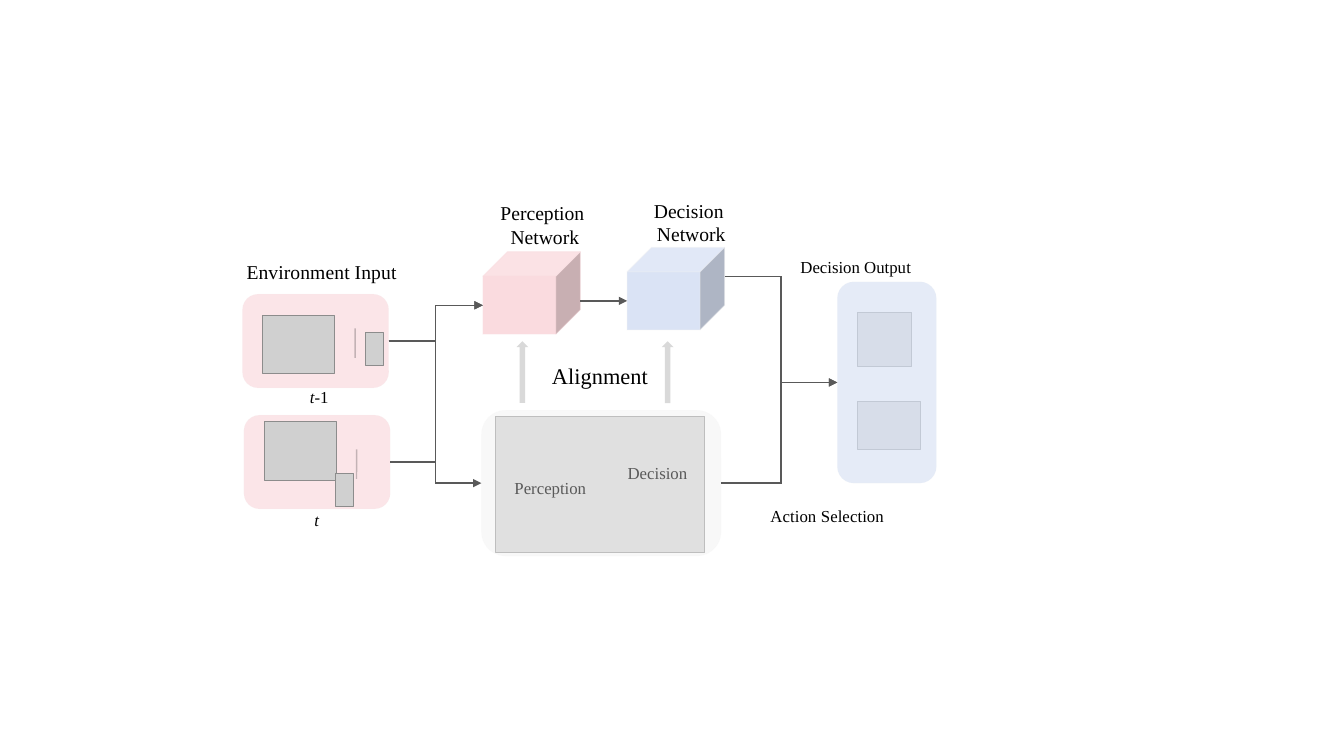
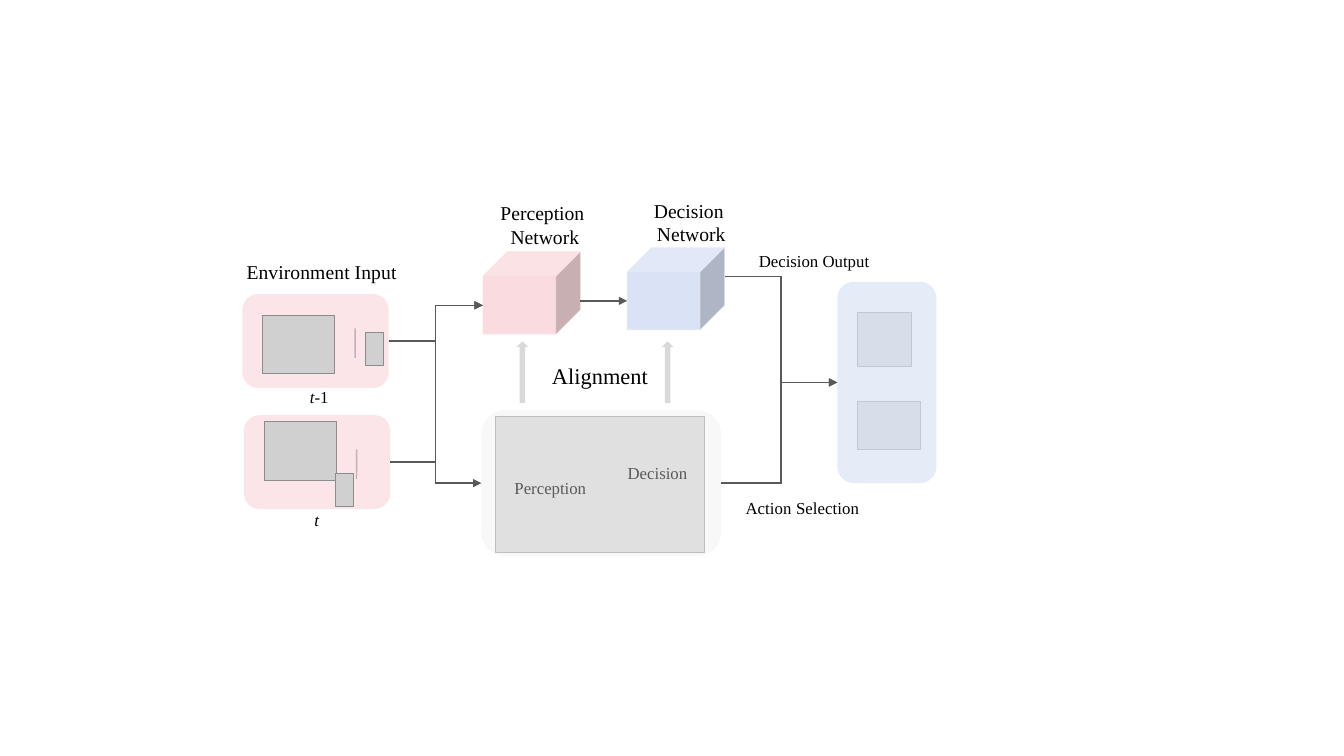
Before and after one commit to OpenHUTB/CILv2_multiview, a slide deck: slide 1 of latex/fig/brain_inspired.pptx. Drawn at 1344x756 pixels with LibreOffice and Linux fonts; fonts in the diff are those of the drawing; grey boxes stand for pictures; background and template pictures are left out. Boxes give left, top, right and bottom in pixels: in the first picture for what was removed or moved away, otherwise in the second. Text is boxed around its words. In the diff, an @@ line names an element or a change of style, - is before the commit and + after.

```diff
--- a/latex/fig/brain_inspired.pptx
+++ b/latex/fig/brain_inspired.pptx
@@ text "Decision Output": place and size @@
-text "Decision Output" at [800,262,911,277]
+text "Decision Output" at [759,256,870,271]
@@ text "Action Selection": place and size @@
-text "Action Selection" at [770,510,884,522]
+text "Action Selection" at [746,502,859,514]
```
Also in this commit, not shown: 2 other slides changed, 4 other files.
